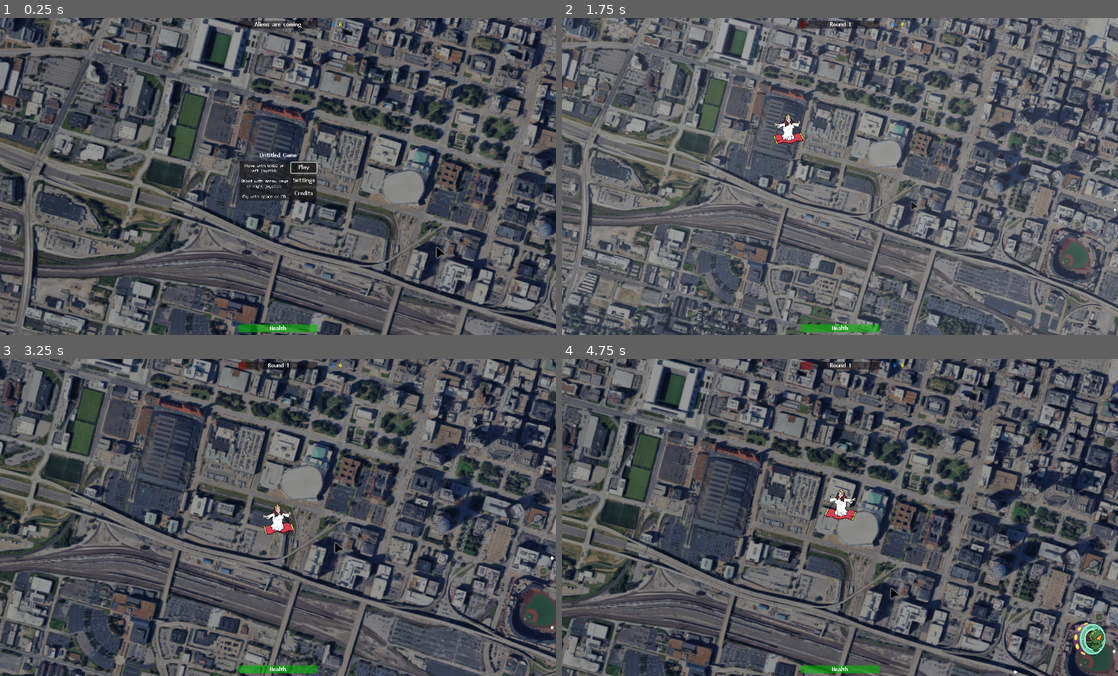
Above: before the commit, frames 1-4 (two rows, left to right).
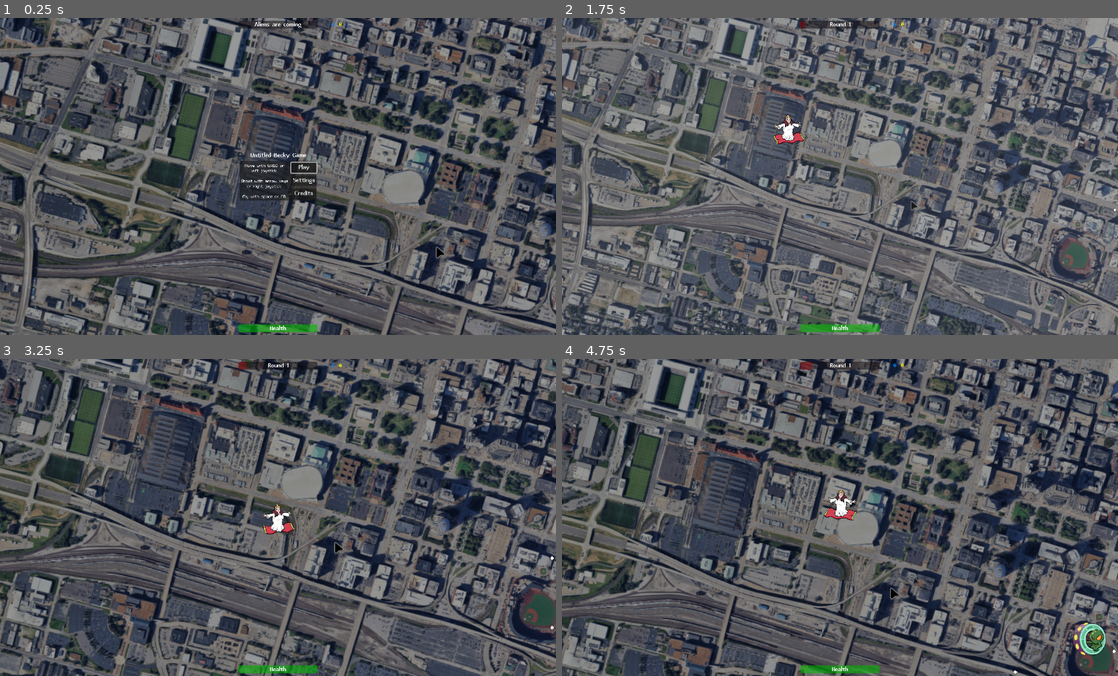
Above: after the commit, the same moments.

Repository: lupuchard/becky-game
Game: Godot game, scene res://world.tscn
The game is run twice, just before and just after one commit, with the same random seed, the same clock (stepped at 60 frames per second) and the same inputs. The engine's default icon, where the game draws it, is replaced by a stand-in: a white triangle on a blue panel in a dark square. Sound files missing from this copy of the repository are replaced by a short silence.
Inputs:
- Up to frame 1 (0.25 s): no input
- Up to frame 2 (1.75 s): click "Play" at 0.5 s; hold D (move_right) from 1.28 s (still down); hold Space (fly) from 1.28 s (still down)
- Up to frame 3 (3.25 s): release D (move_right) at 2.03 s; release Space (fly) at 2.03 s; hold S (move_down) 2.03-2.78 s; tap E (interact) at 2.1 s; hold D (move_right) from 2.78 s (still down); hold Q (interact_alt) from 2.78 s (still down)
- Up to frame 4 (4.75 s): release D (move_right) at 3.53 s; release Q (interact_alt) at 3.53 s; hold W (move_up) 3.53-4.28 s; tap Space (fly) at 3.6 s; hold A (move_left) from 4.28 s (still down); hold E (interact) from 4.28 s (still down)

The runs differ from the first frame. In frame 1, less than 0.1% of the frame differs, in the area x 45-56%, y 42-45%; in frame 2, 0.1%; in frame 3, 0.1%; in frame 4, 0.1%, in the area x 47-53%, y 41-51%.

Commit message:
placeholds

Diff:
--- a/Enemies/FlyingEnemy.tscn
+++ b/Enemies/FlyingEnemy.tscn
@@ -3,12 +3,14 @@
 [ext_resource type="Script" uid="uid://6l6lxvvvyb6n" path="res://Scripts/flying_enemy.gd" id="1_cq7wj"]
 [ext_resource type="PackedScene" uid="uid://byl0yy6wd3q73" path="res://Drops/Drop1.tscn" id="2_breaw"]
 [ext_resource type="PackedScene" uid="uid://ctese50tcriog" path="res://Drops/Drop2.tscn" id="3_73r2s"]
-[ext_resource type="Texture2D" uid="uid://dp30yb0f2h37u" path="res://Assets/bnuy.png" id="4_dg0li"]
+[ext_resource type="Texture2D" uid="uid://chqt5uhp3f5so" path="res://Assets/alien-02.png" id="4_cq7wj"]
 
-[sub_resource type="CircleShape2D" id="CircleShape2D_2l8sk"]
-radius = 20.0
+[sub_resource type="CapsuleShape2D" id="CapsuleShape2D_breaw"]
+radius = 19.0
+height = 70.0
 
 [node name="FlyingEnemy" type="StaticBody2D" unique_id=1629057451]
+modulate = Color(1, 1, 0.5176471, 1)
 script = ExtResource("1_cq7wj")
 fly_cooldown = 3.1
 health = 2.0
@@ -22,10 +24,11 @@
 })
 metadata/_custom_type_script = "uid://r6wflmh8dtf0"
 
-[node name="Sprite" type="Sprite2D" parent="." unique_id=1715504409]
-position = Vector2(-1, -4)
-scale = Vector2(1.5, 1.5)
-texture = ExtResource("4_dg0li")
+[node name="Sprite" type="Sprite2D" parent="." unique_id=1342280958]
+position = Vector2(0, -2.9999998)
+scale = Vector2(0.3605236, 0.3605236)
+texture = ExtResource("4_cq7wj")
 
 [node name="CollisionShape2D" type="CollisionShape2D" parent="." unique_id=1695961910]
-shape = SubResource("CircleShape2D_2l8sk")
+rotation = 1.5707964
+shape = SubResource("CapsuleShape2D_breaw")
--- a/Projectiles/EnemyProjectile.tscn
+++ b/Projectiles/EnemyProjectile.tscn
@@ -1,10 +1,10 @@
 [gd_scene format=3 uid="uid://cxd7ph7p6f8m1"]
 
 [ext_resource type="Script" uid="uid://b57b3qu6imds8" path="res://Scripts/projectile.gd" id="1_xkxu8"]
+[ext_resource type="Texture2D" uid="uid://djeihwbdro4fr" path="res://Assets/projectile.png" id="2_sxehw"]
 [ext_resource type="AudioStream" uid="uid://b7f0ghr1ucvos" path="res://Assets/Sound/enemy_bullet_01.ogg" id="3_sxehw"]
 [ext_resource type="AudioStream" uid="uid://5sdwcfpym6f" path="res://Assets/Sound/enemy_bullet_02.ogg" id="4_nk8hs"]
 [ext_resource type="AudioStream" uid="uid://bgksahnidu6yd" path="res://Assets/Sound/enemy_bullet_03.ogg" id="5_bxdgo"]
-[ext_resource type="Texture2D" uid="uid://citqc3djyupwv" path="res://Assets/icon.svg" id="8_gnf0v"]
 
 [sub_resource type="CircleShape2D" id="CircleShape2D_2pp81"]
 radius = 6.0
@@ -20,12 +20,15 @@
 enemy = true
 metadata/_custom_type_script = "uid://b57b3qu6imds8"
 
+[node name="Sprite" type="Sprite2D" parent="." unique_id=925266517]
+modulate = Color(0, 1, 0.2, 1)
+position = Vector2(0, -0.99999994)
+rotation = 1.5707964
+scale = Vector2(0.56665516, 0.56665516)
+texture = ExtResource("2_sxehw")
+
 [node name="CollisionShape2D" type="CollisionShape2D" parent="." unique_id=1321776782]
 shape = SubResource("CircleShape2D_2pp81")
-
-[node name="Sprite" type="Sprite2D" parent="." unique_id=1757909820]
-scale = Vector2(0.091648914, 0.091648914)
-texture = ExtResource("8_gnf0v")
 
 [node name="ShootSound" type="AudioStreamPlayer2D" parent="." unique_id=989842678]
 stream = SubResource("AudioStreamRandomizer_uiftp")
--- a/Projectiles/PlayerProjectile.tscn
+++ b/Projectiles/PlayerProjectile.tscn
@@ -8,7 +8,7 @@
 [ext_resource type="AudioStream" uid="uid://buohg87qj70oo" path="res://Assets/Sound/enemy_hit_02.ogg" id="5_vbysl"]
 [ext_resource type="AudioStream" uid="uid://bodx5r5orvlhe" path="res://Assets/Sound/enemy_hit_03.ogg" id="6_2pp81"]
 [ext_resource type="AudioStream" uid="uid://br4chga2cwhwa" path="res://Assets/Sound/enemy_hit_04.ogg" id="7_wx6nt"]
-[ext_resource type="Texture2D" uid="uid://citqc3djyupwv" path="res://Assets/icon.svg" id="8_vbysl"]
+[ext_resource type="Texture2D" uid="uid://djeihwbdro4fr" path="res://Assets/projectile.png" id="9_2pp81"]
 
 [sub_resource type="CircleShape2D" id="CircleShape2D_2pp81"]
 
@@ -44,5 +44,7 @@
 bus = &"Effects"
 
 [node name="Sprite" type="Sprite2D" parent="." unique_id=1757909820]
-scale = Vector2(0.14784287, 0.14784287)
-texture = ExtResource("8_vbysl")
+position = Vector2(0, -0.99999994)
+rotation = 1.5707964
+scale = Vector2(0.85495895, 0.85495895)
+texture = ExtResource("9_2pp81")
--- a/Scripts/projectile.gd
+++ b/Scripts/projectile.gd
@@ -21,6 +21,8 @@
 	if shoot_sound != null:
 		shoot_sound.play()
 
+	rotation = Vector2.RIGHT.angle_to(velocity)
+
 func _process(delta: float):
 	lifespan -= delta
 	var collision := move_and_collide(velocity * delta)
--- a/world.tscn
+++ b/world.tscn
@@ -161,7 +161,7 @@
 scale = Vector2(0.42, 0.42)
 sprite_frames = SubResource("SpriteFrames_1ew0l")
 autoplay = "default"
-frame_progress = 0.34388313
+frame_progress = 0.116482444
 
 [node name="CollisionShape2D" type="CollisionShape2D" parent="Becky" unique_id=795749735]
 shape = SubResource("CircleShape2D_ioo17")
@@ -913,7 +913,7 @@
 
 [node name="Label" type="Label" parent="CanvasLayer/MainMenu" unique_id=1724440434]
 layout_mode = 2
-text = "Untitled Game"
+text = "Untitled Becky Game"
 horizontal_alignment = 1
 
 [node name="PanelContainer" type="PanelContainer" parent="CanvasLayer/MainMenu" unique_id=1881439355]
Binary file added: Assets/projectile.png
Not shown, added: Assets/projectile.png.import
Not shown, added: export_presets.cfg
